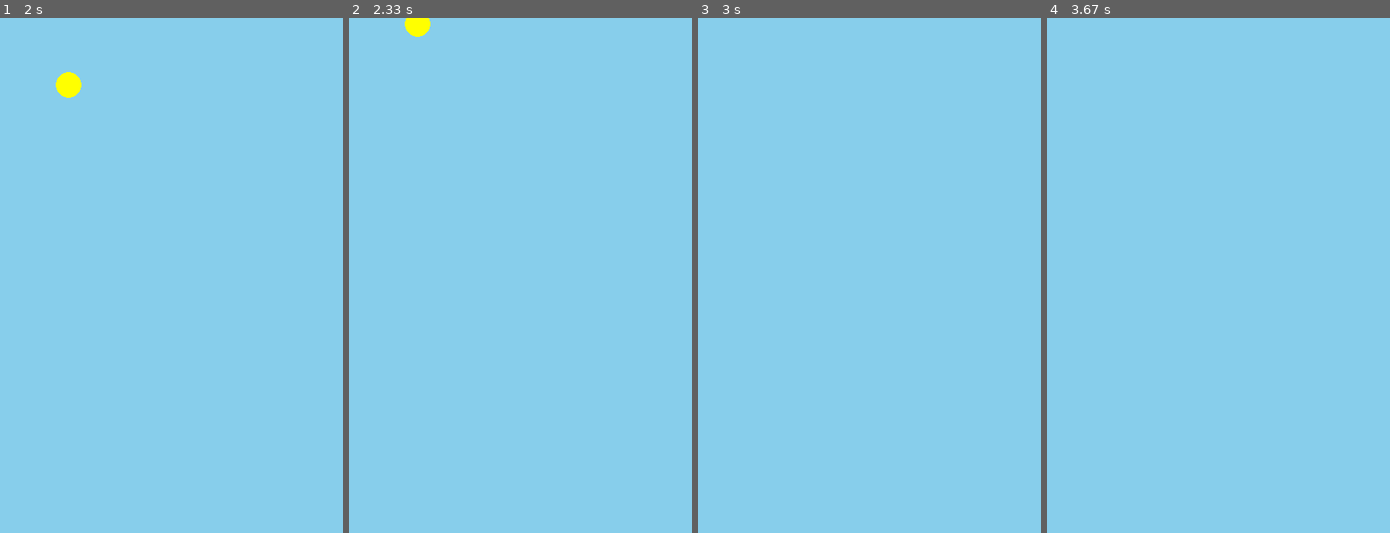
Above: before the commit, frames 1-4 (left to right).
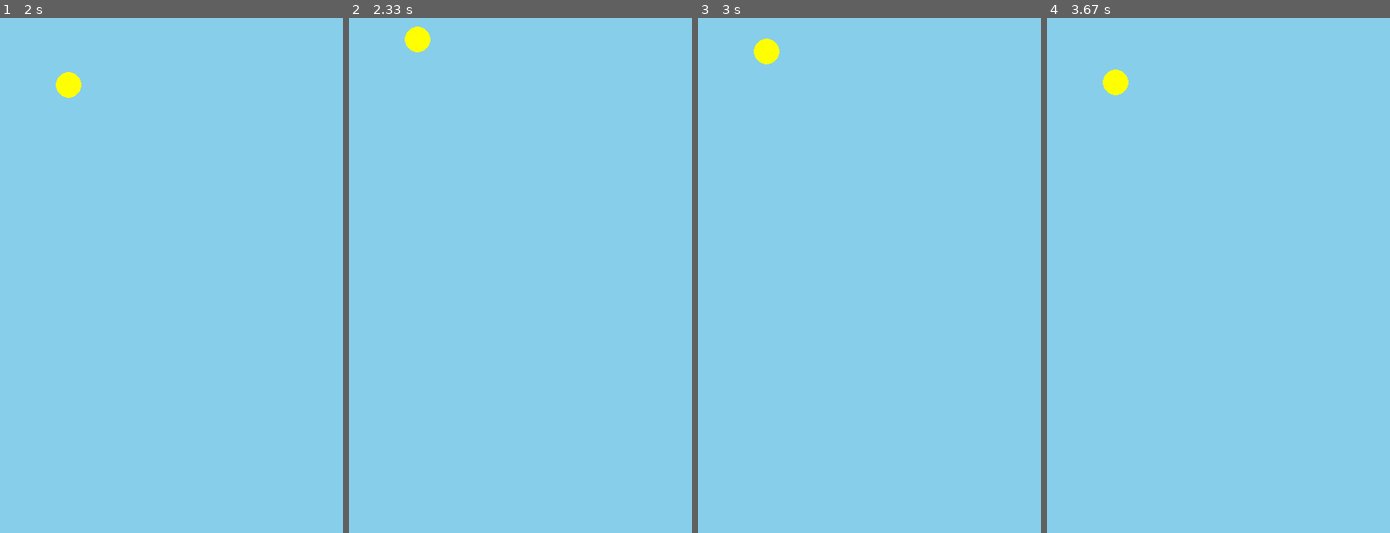
Above: after the commit, the same moments.

Repository: Abdulft01/flappy-bird-pygame
Game: pygame game, started from main.py
The game is run twice, just before and just after one commit, with the same random seed, the same clock (stepped at 60 frames per second) and the same inputs.
Inputs:
- Up to frame 1 (2 s): tap Space at 0.33, 0.73, 1.03, 1.23, 1.57, 1.87 s
- Up to frame 2 (2.33 s): tap Space at 2.07 s
- Up to frame 3 (3 s): tap Space at 2.37, 2.63, 2.97 s
- Up to frame 4 (3.67 s): tap Space at 3.27, 3.4 s

Frame 1 is identical in both runs. In frame 2, 0.4% of the frame differs, in the area x 16-24%, y 0-7%; in frame 3, 0.3%; in frame 4, 0.3%.

Commit message:
Phase 3: Added Collision handling with game over state and restart feature

Diff:
--- a/main.py
+++ b/main.py
@@ -12,6 +12,9 @@
 
 clock = pygame.time.Clock()
 
+font = pygame.font.SysFont(None, 48)
+restart_font = pygame.font.SysFont(None, 30)
+
 # bird
 bird_x = 80
 bird_y = 300
@@ -20,6 +23,9 @@
 gravity = 0.5
 bird_velocity = 0
 jump_force = -8
+
+# game state
+game_active = True
 
 # game loop
 running = True
@@ -33,15 +39,36 @@
             if event.key == pygame.K_SPACE:
                 bird_velocity = jump_force
 
-    # gravity effect
-    bird_velocity += gravity
-    bird_y += bird_velocity
+            if event.key == pygame.K_r and not game_active:
+                bird_y = 300
+                bird_velocity = 0
+                game_active = True
+
+    # game logic
+    if game_active:
+        bird_velocity += gravity
+        bird_y += bird_velocity
+
+        # ceiling collision
+        if bird_y - bird_radius <=0:
+            bird_y = bird_radius
+            bird_velocity = 0
+
+        # ground collision
+        if bird_y + bird_radius >= HEIGHT:
+            game_active = False
 
     screen.fill((135, 206, 235)) # sky blue background of window
 
     # bird design
     pygame.draw.circle(screen, (255, 255, 0), (bird_x, int(bird_y)), bird_radius)
 
+    if not game_active:
+        game_over_text = font.render("Game Over :)", True, (255, 0, 0))
+        game_restart_text = restart_font.render("Press R to Restart the Game", True, (0, 0, 0))
+        screen.blit(game_over_text, (WIDTH // 2 - 120, HEIGHT // 2 - 30))
+        screen.blit(game_restart_text, (WIDTH // 2 - 130, HEIGHT // 2 + 10))
+
 
     pygame.display.update()
 
